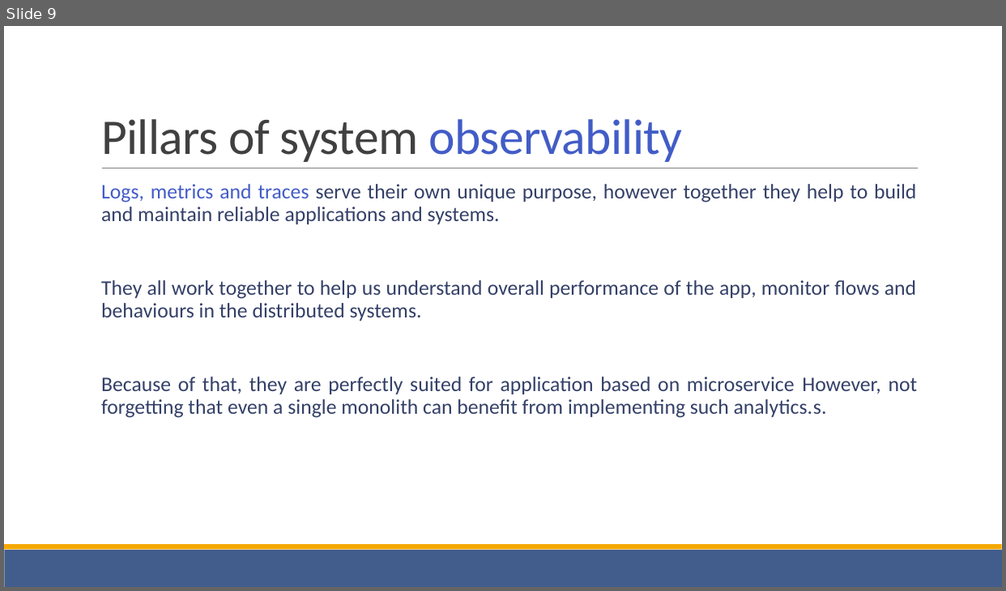
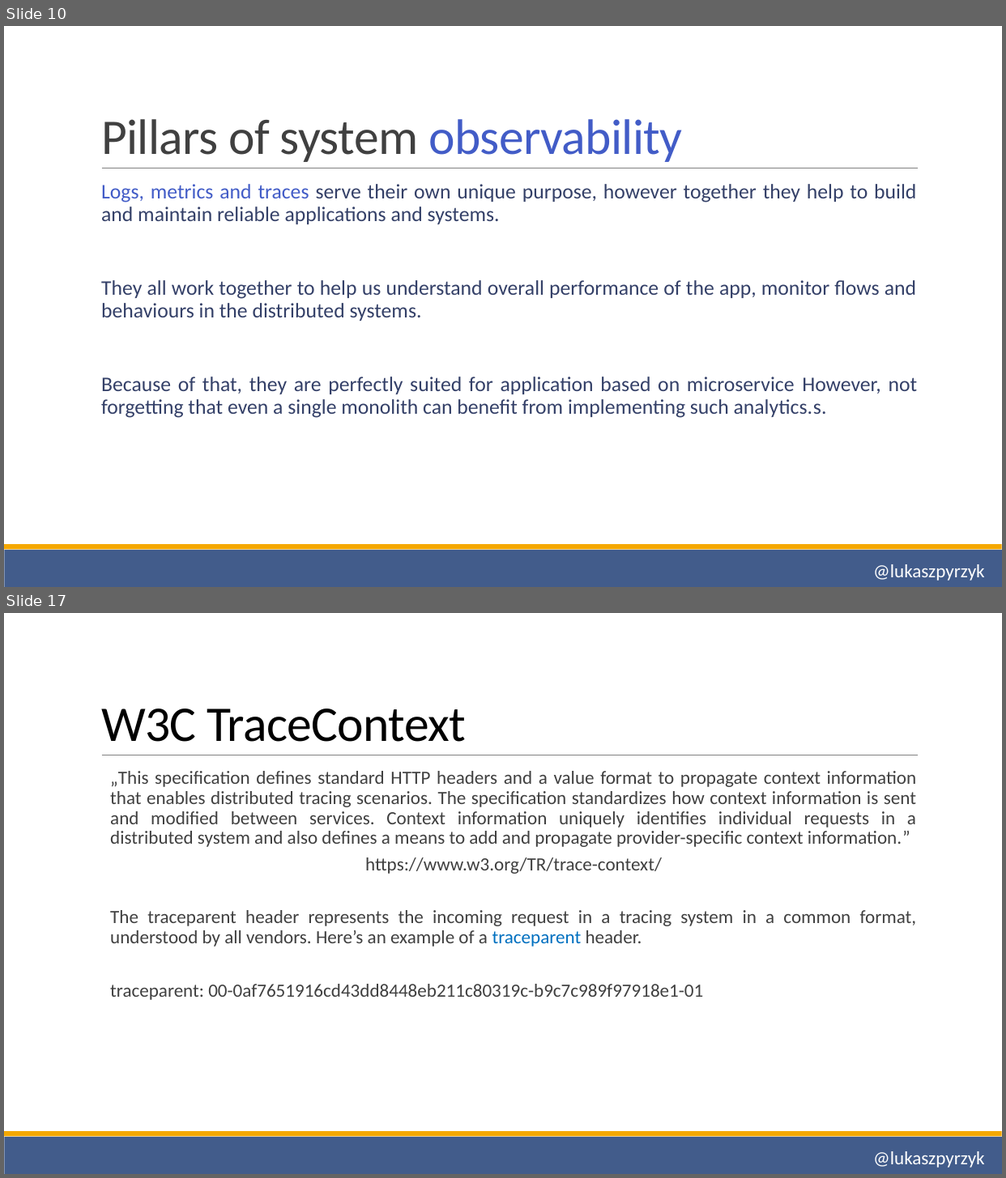
Before and after one commit to lukasz-pyrzyk/opentelemetry-demo, a slide deck: OpenTelemetry.pptx. Shown one above the other, each under a label of ours: slide 9 before the commit, slides 10 and 17 after it; the slides between them are not shown. The pictures are 1006x591 and 1006x1178 pixels, drawn with LibreOffice and Linux fonts; fonts in the diff are those of the drawing. Boxes give left, top, right and bottom in pixels: in the first picture for what was removed or moved away, otherwise in the second. Text is boxed around its words. In the diff, an @@ line names an element or a change of style, - is before the commit and + after.

```diff
--- a/OpenTelemetry.pptx
+++ b/OpenTelemetry.pptx
@@ slide 17 added at [4, 613, 1002, 1174], background #FFFFFF; not listed: 3 template elements that a slide beside it also shows @@
@@ title added at [101, 709, 466, 742], 48 pt, text #000000 @@
+W3C TraceContext
@@ text added at [110, 771, 917, 1000], 18 pt, text #404040 @@
+  „This specification defines standard HTTP headers and a value format to propagate context information that enables distributed tracing scenarios. The specification standardizes how context information is sent and modified between services. Context information uniquely identifies individual requests in a distributed system and also defines a means to add and propagate provider-specific context information.”
+  https://www.w3.org/TR/trace-context/
+  The traceparent header represents the incoming request in a tracing system in a common format, understood by all vendors. Here’s an example of a traceparent header.
+  traceparent: 00-0af7651916cd43dd8448eb211c80319c-b9c7c989f97918e1-01
@@ text added at [873, 1152, 984, 1168], 18 pt, text #FFFFFF @@
+@lukaszpyrzyk
@@ what was slide 9 is now slide 10 @@
@@ slide 10 changed as well @@
@@ text added at [873, 565, 984, 581], 18 pt, text #FFFFFF @@
+@lukaszpyrzyk
```
Also in this commit, not shown: 7 other slides changed, 15 other slides added, 9 slides removed.
